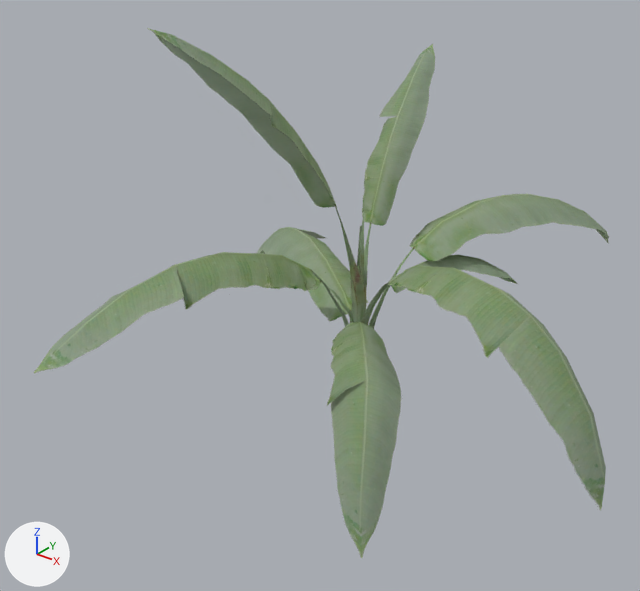
Before and after pictures for a commit that changed the FBX model BattleOfXBots/Src/BoX.Game/Content/Model/Nature/Plant/Green_Fern_Bush_a.fbx.
Before and after are seen from a 50 mm lens placed at (0.232, -0.332, 0.256), pointed at (-0.009, -0.03, 0.069). Lighting does not change. The marker at lower left points along +X, +Y and +Z. Where no turn or scale is listed for an object, it has been applied to the vertices.

In view in the first picture: 'leaf.LOD1'.
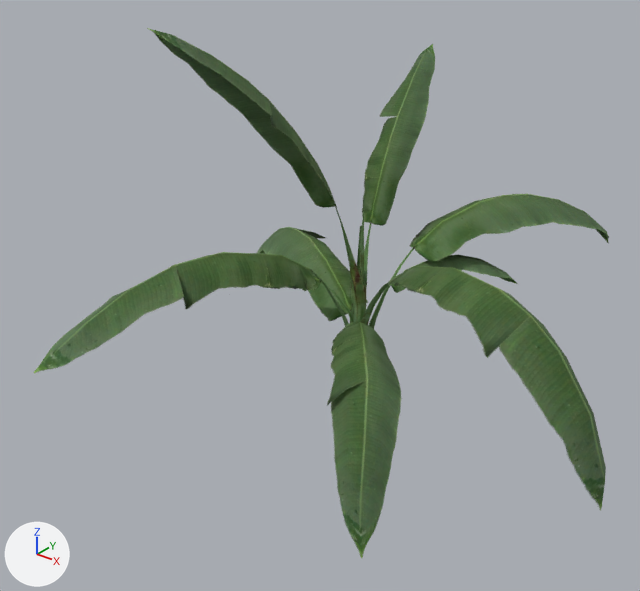
Location of each change, (x1, y1, x2, y2) in pixels of the pictures (640 x 591 px):
'leaf.LOD1', surface changed
    both: (34, 29, 609, 558)

The change in detail:
Picture 'Green_Fern_Bush_Leaf_a.dds' (img_green_fern_bush_leaf_a_dds) is now built by load_image('Green_Fern_Bush_Leaf_a.dds', 'Green_Fern_Bush_Leaf_a.dds', 512, 128, 'sRGB') instead of load_image('Green_Fern_Bush_Leaf_a.dds', 'Green_Fern_Bush_Leaf_a.dds', 512, 128, 'Non-Color').
